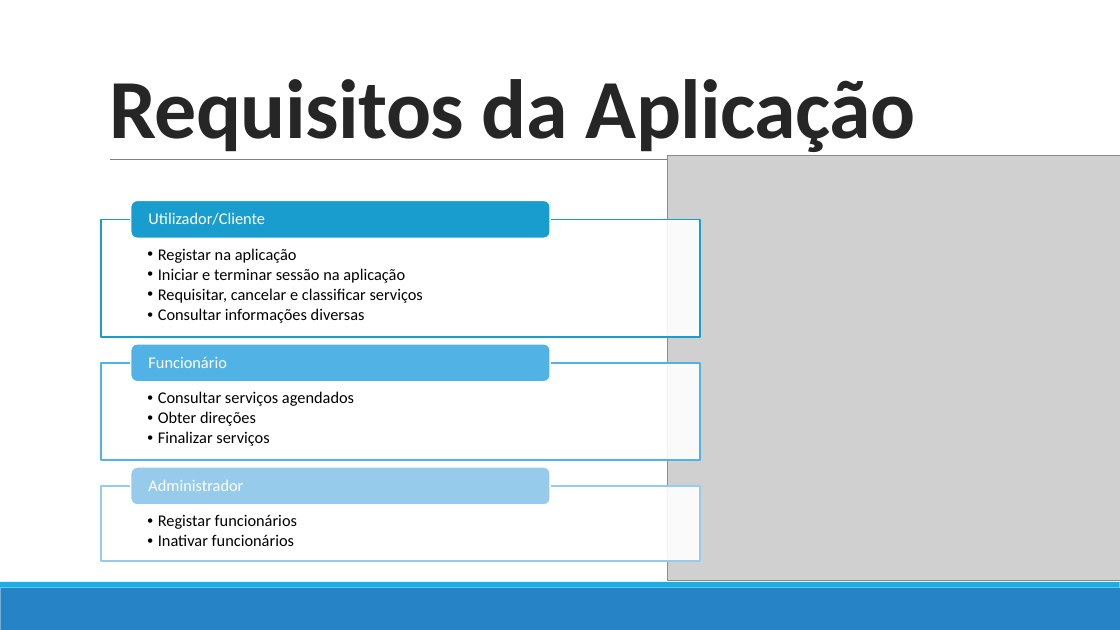
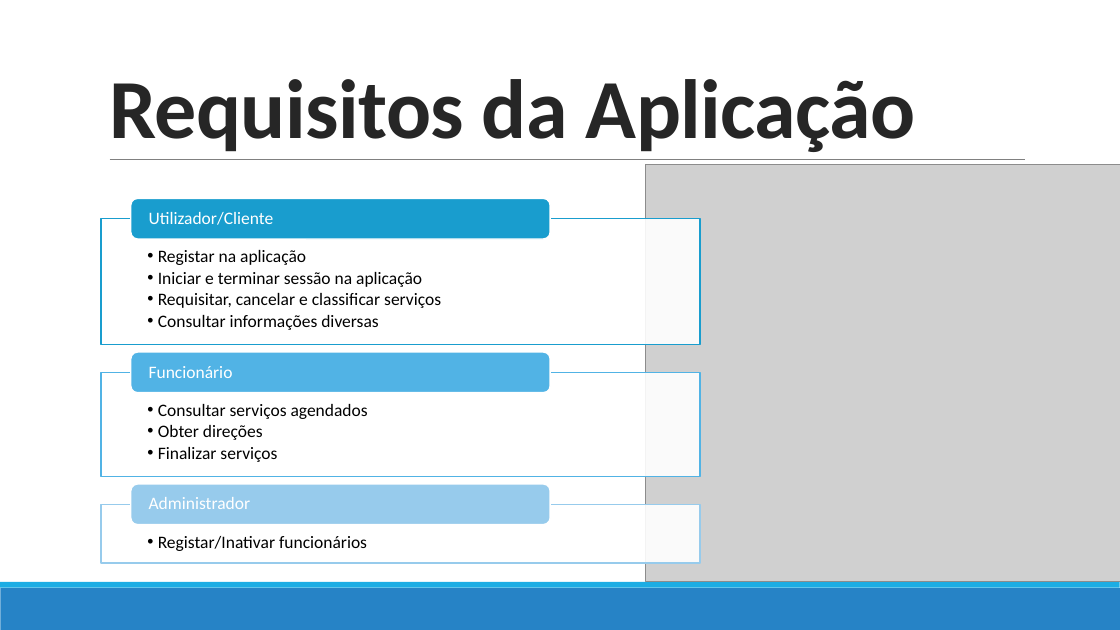
Before and after one commit to ruicalheno133/home-massage, a slide deck: slide 4 of Parte_III/Apresentação 3.pptx. Drawn at 1120x630 pixels with LibreOffice and Linux fonts; fonts in the diff are those of the drawing; grey boxes stand for pictures. Boxes give left, top, right and bottom in pixels: in the first picture for what was removed or moved away, otherwise in the second. Text is boxed around its words. In the diff, an @@ line names an element or a change of style, - is before the commit and + after.

```diff
--- a/Parte_III/Apresentação 3.pptx
+++ b/Parte_III/Apresentação 3.pptx
@@ picture: place and size @@
-picture at box(667, 155, 1120, 580)
+picture at box(645, 165, 1120, 581)
@@ rectangle: place and size @@
-rectangle at box(101, 219, 700, 337)
+rectangle at box(101, 218, 700, 344)
@@ rounded rectangle: place and size @@
-rounded rectangle at box(131, 344, 550, 381)
+rounded rectangle at box(131, 352, 550, 392)
@@ text "Funcionário": place and size @@
-text "Funcionário" at box(148, 357, 226, 368)
+text "Funcionário" at box(149, 366, 233, 378)
@@ text "Consultar serviços agendados": place and size @@
-text "Consultar serviços agendados" at box(158, 391, 354, 446)
+text "Consultar serviços agendados" at box(158, 404, 368, 462)
@@ rectangle: place and size @@
-rectangle at box(101, 363, 700, 460)
+rectangle at box(101, 372, 700, 476)
@@ rectangle: place and size @@
-rectangle at box(101, 486, 700, 561)
+rectangle at box(101, 504, 700, 563)
@@ rounded rectangle: place and size @@
-rounded rectangle at box(131, 467, 550, 505)
+rounded rectangle at box(131, 484, 550, 524)
@@ size 14 to 15 pt in 5 elements at box(149, 212, 274, 225), box(158, 250, 441, 330), box(149, 366, 233, 378), box(158, 404, 368, 462), box(149, 497, 251, 509) @@
@@ text "Administrador": place and size @@
-text "Administrador" at box(148, 480, 243, 491)
+text "Administrador" at box(149, 497, 251, 509)
@@ text at box(158, 536, 367, 551): text changed; size 14 to 15 pt @@
-  • Registar funcionários
-  • Inativar funcionários
+  • Registar/Inativar funcionários
```
Also in this commit, not shown: 6 other slides changed, 1 slide added.
